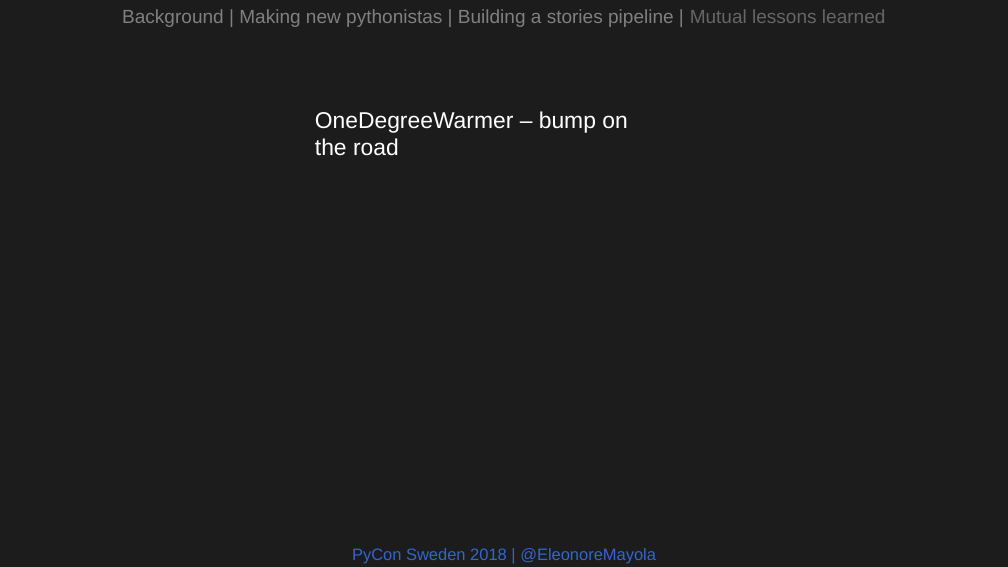
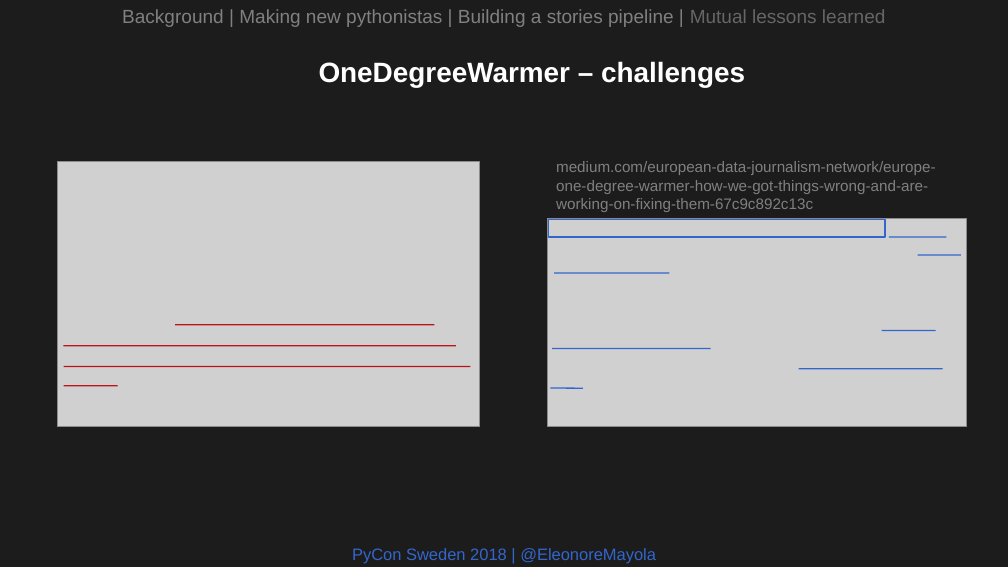
Before and after one commit to Eleonore9/-pyconse18, a slide deck: slide 21 of pyconse2018.odp. Drawn at 1008x567 pixels with LibreOffice and Linux fonts; fonts in the diff are those of the drawing; grey boxes stand for pictures. Boxes give left, top, right and bottom in pixels: in the first picture for what was removed or moved away, otherwise in the second. Text is boxed around its words. In the diff, an @@ line names an element or a change of style, - is before the commit and + after.

Commit message:
done one degree warmer slides

```diff
--- a/pyconse2018.odp
+++ b/pyconse2018.odp
@@ text at (319, 61, 745, 88): text changed; size 18 to 22 pt; bold on @@
-OneDegreeWarmer – bump on the road
+OneDegreeWarmer – challenges
@@ text added at (556, 161, 936, 212), 12 pt, text #808080 @@
+medium.com/european-data-journalism-network/europe-one-degree-warmer-how-we-got-things-wrong-and-are-working-on-fixing-them-67c9c892c13c
@@ group added at (58, 162, 480, 427): 4 lines, 1 picture @@
@@ group added at (548, 219, 967, 427): 7 lines, 1 picture, 1 rectangle @@
```
Also in this commit, not shown: 3 other slides changed, 1 slide added.
